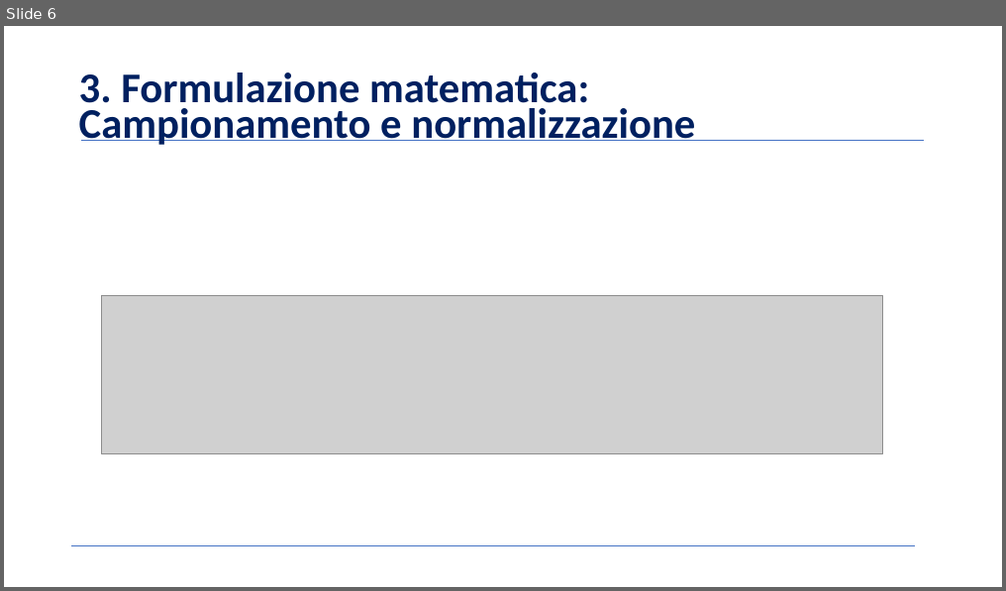
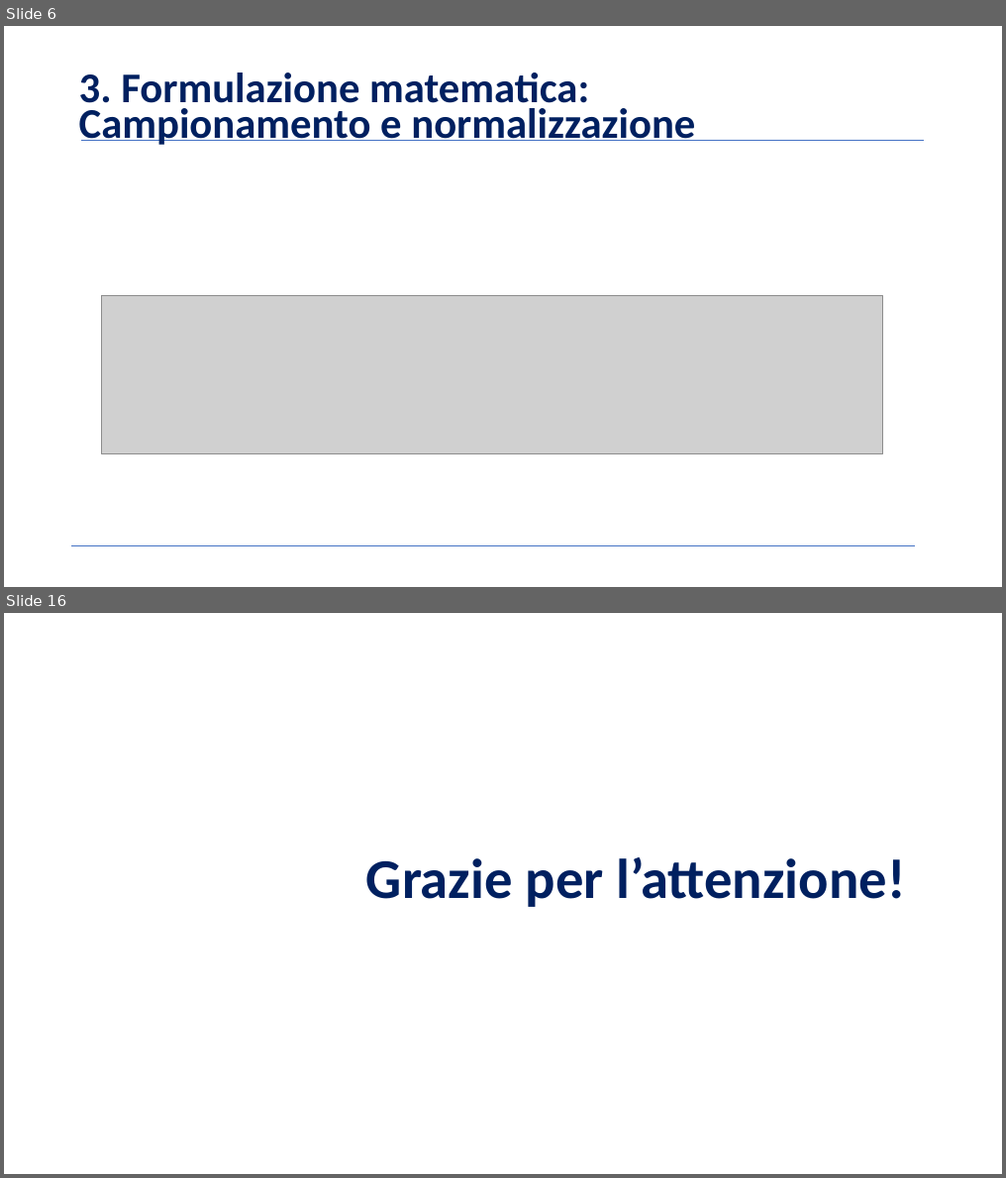
Before and after one commit to BernardoGiordano/NelderMeadMethod, a slide deck: writeup/Slides.pptx. Shown one above the other, each under a label of ours: slide 6 before the commit, slides 6 and 16 after it; the slides between them are not shown. The pictures are 1006x591 and 1006x1178 pixels, drawn with LibreOffice and Linux fonts; fonts in the diff are those of the drawing; grey boxes stand for pictures; background and template pictures are left out. Boxes give left, top, right and bottom in pixels: in the first picture for what was removed or moved away, otherwise in the second. Text is boxed around its words. In the diff, an @@ line names an element or a change of style, - is before the commit and + after.

```diff
--- a/writeup/Slides.pptx
+++ b/writeup/Slides.pptx
@@ slide 16 added at (4,613,1002,1174), background picture (left out) @@
@@ text added at (366,858,905,907), 54 pt, text #002060, bold @@
+Grazie per l’attenzione!
```
Also in this commit, not shown: 10 slides changed, 2 other slides added.
